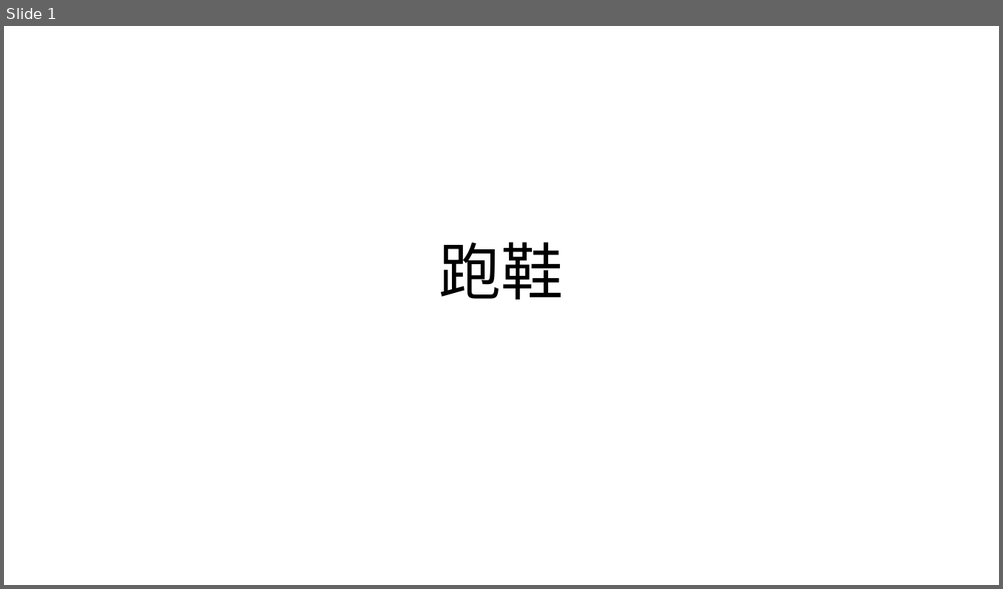
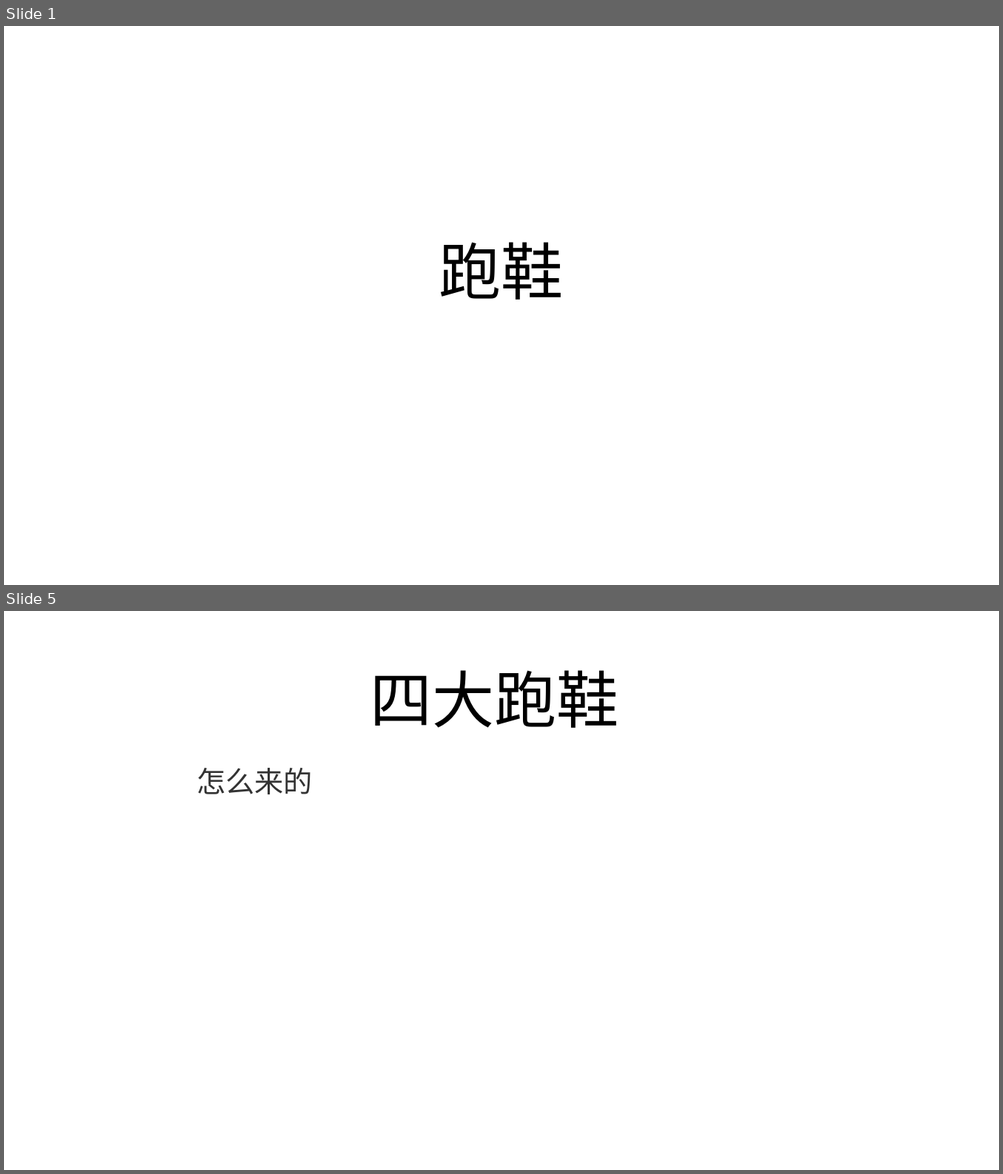
Before and after one commit to FredJiangFei/freetalk, a slide deck: 跑鞋/paoxie.pptx. Shown one above the other, each under a label of ours: slide 1 before the commit, slides 1 and 5 after it; the slides between them are not shown. The pictures are 1003x589 and 1003x1174 pixels, drawn with LibreOffice and Linux fonts; fonts in the diff are those of the drawing. Boxes give left, top, right and bottom in pixels: in the first picture for what was removed or moved away, otherwise in the second. Text is boxed around its words. In the diff, an @@ line names an element or a change of style, - is before the commit and + after.

```diff
--- a/跑鞋/paoxie.pptx
+++ b/跑鞋/paoxie.pptx
@@ slide 5 added at (4, 611, 999, 1170), background #FFFFFF @@
@@ title added at (370, 670, 619, 728), 60 pt, text #000000 @@
+四大跑鞋
@@ text added at (196, 768, 313, 795), 28 pt, text #333333 @@
+怎么来的
```
Also in this commit, not shown: 5 other slides added, 1 other file.
